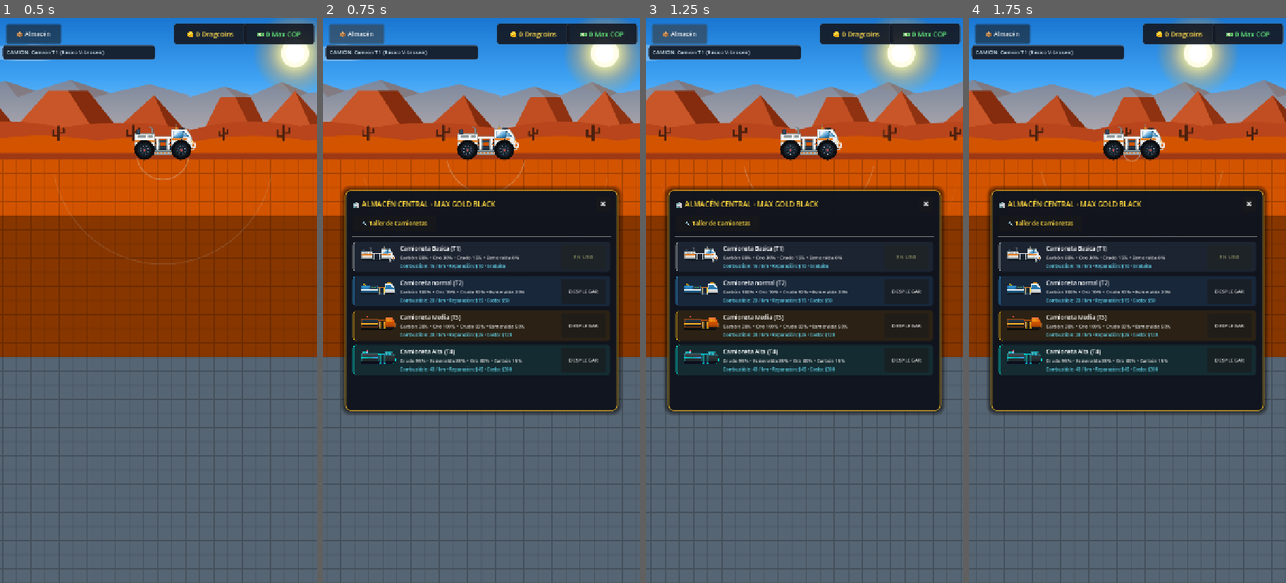
Above: before the commit, frames 1-4 (left to right).
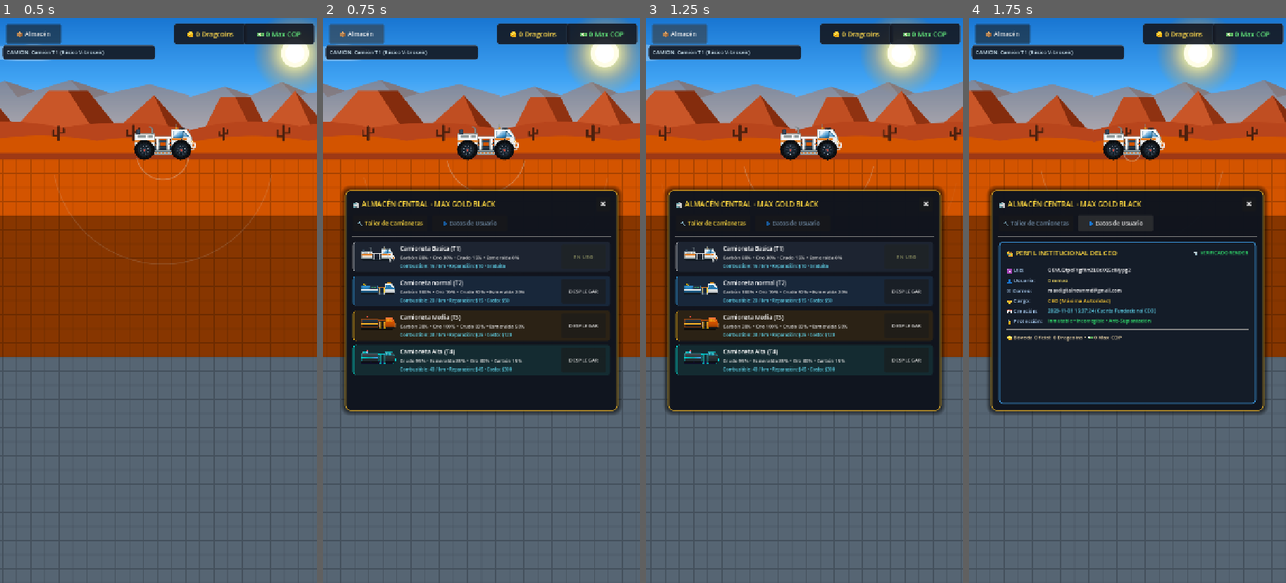
Above: after the commit, the same moments.

Repository: maxdigitalnewnmd-svg/Max-Gold-Black
Game: Godot game, scene res://scenes/mundo.tscn
Same seed, same stepped clock (60 frames per second), same inputs: the game is played once before the commit and once after it.
Inputs (mouse positions are in pixels of both pictures, inside the frame that each line leads up to):
- Up to frame 1 (0.5 s): no input
- Up to frame 2 (0.75 s): click "📦 Almacén" at 0.5 s
- Up to frame 3 (1.25 s): no input
- Up to frame 4 (1.75 s): click (1114, 221) at 1.25 s, where only the run after the commit has a clickable "👤 Datos de Usuario"

Frame 1 is identical in both runs. In frame 2, 0.2% of the frame differs, in the area x 10-55%, y 35-37%; in frame 3, 0.2%; in frame 4, 5.5%, in the area x 9-91%, y 35-69%.
Error after the commit: Parse Error: Static function "get_user_display_name()" not found in base "res://scripts/firebase_manager.gd". (res://scripts/comprador_modal.gd:269)

Commit message:
feat: user profile tab in warehouse modal, CEO Dramax immutability and creation date protection, Franklin & Max Drag identity audit

Diff:
--- a/scenes/mundo.tscn
+++ b/scenes/mundo.tscn
@@ -81,6 +81,18 @@
 corner_radius_bottom_right = 6
 corner_radius_bottom_left = 6
 
+[sub_resource type="StyleBoxFlat" id="StyleBoxFlat_user_card"]
+bg_color = Color(0.08, 0.11, 0.16, 0.96)
+border_width_left = 2
+border_width_top = 2
+border_width_right = 2
+border_width_bottom = 2
+border_color = Color(0.25, 0.65, 0.95, 0.9)
+corner_radius_top_left = 8
+corner_radius_top_right = 8
+corner_radius_bottom_right = 8
+corner_radius_bottom_left = 8
+
 [sub_resource type="StyleBoxFlat" id="StyleBoxFlat_buyer_modal"]
 bg_color = Color(0.06, 0.08, 0.12, 0.98)
 border_width_left = 2
@@ -324,11 +336,18 @@
 theme_override_constants/separation = 10
 
 [node name="TabTaller" type="Button" parent="HUD/TallerModal/Margin/VBox/CategoryBar"]
-custom_minimum_size = Vector2(190, 36)
+custom_minimum_size = Vector2(170, 36)
 layout_mode = 2
 theme_override_colors/font_color = Color(1, 0.85, 0.25, 1)
 theme_override_font_sizes/font_size = 13
 text = "🔧 Taller de Camionetas"
+
+[node name="TabUsuario" type="Button" parent="HUD/TallerModal/Margin/VBox/CategoryBar"]
+custom_minimum_size = Vector2(170, 36)
+layout_mode = 2
+theme_override_colors/font_color = Color(0.7, 0.85, 1, 1)
+theme_override_font_sizes/font_size = 13
+text = "👤 Datos de Usuario"
 
 [node name="HSeparator" type="HSeparator" parent="HUD/TallerModal/Margin/VBox"]
 layout_mode = 2
@@ -528,6 +547,129 @@
 layout_mode = 2
 theme_override_font_sizes/font_size = 12
 text = "DESPLEGAR"
+
+[node name="UsuarioContainer" type="PanelContainer" parent="HUD/TallerModal/Margin/VBox"]
+visible = false
+layout_mode = 2
+size_flags_vertical = 3
+theme_override_styles/panel = SubResource("StyleBoxFlat_user_card")
+
+[node name="Margin" type="MarginContainer" parent="HUD/TallerModal/Margin/VBox/UsuarioContainer"]
+layout_mode = 2
+theme_override_constants/margin_left = 16
+theme_override_constants/margin_top = 12
+theme_override_constants/margin_right = 16
+theme_override_constants/margin_bottom = 12
+
+[node name="VBox" type="VBoxContainer" parent="HUD/TallerModal/Margin/VBox/UsuarioContainer/Margin"]
+layout_mode = 2
+theme_override_constants/separation = 8
+
+[node name="TitleBox" type="HBoxContainer" parent="HUD/TallerModal/Margin/VBox/UsuarioContainer/Margin/VBox"]
+layout_mode = 2
+
+[node name="LblPerfilTitle" type="Label" parent="HUD/TallerModal/Margin/VBox/UsuarioContainer/Margin/VBox/TitleBox"]
+layout_mode = 2
+size_flags_horizontal = 3
+theme_override_colors/font_color = Color(1, 0.85, 0.25, 1)
+theme_override_font_sizes/font_size = 15
+text = "👑 PERFIL INSTITUCIONAL DEL CEO"
+
+[node name="BadgeStatus" type="Label" parent="HUD/TallerModal/Margin/VBox/UsuarioContainer/Margin/VBox/TitleBox"]
+layout_mode = 2
+theme_override_colors/font_color = Color(0.2, 0.95, 0.45, 1)
+theme_override_font_sizes/font_size = 11
+text = "🛡️ VERIFICADO RENDER"
+
+[node name="HSep1" type="HSeparator" parent="HUD/TallerModal/Margin/VBox/UsuarioContainer/Margin/VBox"]
+layout_mode = 2
+
+[node name="Grid" type="GridContainer" parent="HUD/TallerModal/Margin/VBox/UsuarioContainer/Margin/VBox"]
+layout_mode = 2
+theme_override_constants/h_separation = 12
+theme_override_constants/v_separation = 6
+columns = 2
+
+[node name="LblTagUid" type="Label" parent="HUD/TallerModal/Margin/VBox/UsuarioContainer/Margin/VBox/Grid"]
+layout_mode = 2
+theme_override_colors/font_color = Color(0.7, 0.85, 1, 1)
+theme_override_font_sizes/font_size = 12
+text = "🆔 UID:"
+
+[node name="LblValUid" type="Label" parent="HUD/TallerModal/Margin/VBox/UsuarioContainer/Margin/VBox/Grid"]
+layout_mode = 2
+theme_override_colors/font_color = Color(1, 1, 1, 1)
+theme_override_font_sizes/font_size = 11
+text = "QEMLQtpeFYgfXmZL8eXQSzlMypg2"
+
+[node name="LblTagUser" type="Label" parent="HUD/TallerModal/Margin/VBox/UsuarioContainer/Margin/VBox/Grid"]
+layout_mode = 2
+theme_override_colors/font_color = Color(0.7, 0.85, 1, 1)
+theme_override_font_sizes/font_size = 12
+text = "👤 Usuario:"
+
+[node name="LblValUser" type="Label" parent="HUD/TallerModal/Margin/VBox/UsuarioContainer/Margin/VBox/Grid"]
+layout_mode = 2
+theme_override_colors/font_color = Color(1, 0.9, 0.4, 1)
+theme_override_font_sizes/font_size = 12
+text = "Dramax"
+
+[node name="LblTagMail" type="Label" parent="HUD/TallerModal/Margin/VBox/UsuarioContainer/Margin/VBox/Grid"]
+layout_mode = 2
+theme_override_colors/font_color = Color(0.7, 0.85, 1, 1)
+theme_override_font_sizes/font_size = 12
+text = "✉️ Correo:"
+
+[node name="LblValMail" type="Label" parent="HUD/TallerModal/Margin/VBox/UsuarioContainer/Margin/VBox/Grid"]
+layout_mode = 2
+theme_override_colors/font_color = Color(1, 1, 1, 1)
+theme_override_font_sizes/font_size = 11
+text = "maxdigitalnewnmd@gmail.com"
+
+[node name="LblTagRole" type="Label" parent="HUD/TallerModal/Margin/VBox/UsuarioContainer/Margin/VBox/Grid"]
+layout_mode = 2
+theme_override_colors/font_color = Color(0.7, 0.85, 1, 1)
+theme_override_font_sizes/font_size = 12
+text = "👑 Cargo:"
+
+[node name="LblValRole" type="Label" parent="HUD/TallerModal/Margin/VBox/UsuarioContainer/Margin/VBox/Grid"]
+layout_mode = 2
+theme_override_colors/font_color = Color(1, 0.8, 0.2, 1)
+theme_override_font_sizes/font_size = 12
+text = "CEO (Máxima Autoridad Inmutable)"
+
+[node name="LblTagFecha" type="Label" parent="HUD/TallerModal/Margin/VBox/UsuarioContainer/Margin/VBox/Grid"]
+layout_mode = 2
+theme_override_colors/font_color = Color(0.7, 0.85, 1, 1)
+theme_override_font_sizes/font_size = 12
+text = "📅 Creación:"
+
+[node name="LblValFecha" type="Label" parent="HUD/TallerModal/Margin/VBox/UsuarioContainer/Margin/VBox/Grid"]
+layout_mode = 2
+theme_override_colors/font_color = Color(0.4, 0.9, 1, 1)
+theme_override_font_sizes/font_size = 11
+text = "2026-11-01 15:37:24 (Cuenta Fundacional)"
+
+[node name="LblTagSecurity" type="Label" parent="HUD/TallerModal/Margin/VBox/UsuarioContainer/Margin/VBox/Grid"]
+layout_mode = 2
+theme_override_colors/font_color = Color(0.7, 0.85, 1, 1)
+theme_override_font_sizes/font_size = 12
+text = "🔒 Protección:"
+
+[node name="LblValSecurity" type="Label" parent="HUD/TallerModal/Margin/VBox/UsuarioContainer/Margin/VBox/Grid"]
+layout_mode = 2
+theme_override_colors/font_color = Color(0.2, 0.95, 0.45, 1)
+theme_override_font_sizes/font_size = 11
+text = "Inmutable • Incorregible • Anti-Suplantación"
+
+[node name="HSep2" type="HSeparator" parent="HUD/TallerModal/Margin/VBox/UsuarioContainer/Margin/VBox"]
+layout_mode = 2
+
+[node name="LblBovedaPersonal" type="Label" parent="HUD/TallerModal/Margin/VBox/UsuarioContainer/Margin/VBox"]
+layout_mode = 2
+theme_override_colors/font_color = Color(1, 0.9, 0.7, 1)
+theme_override_font_sizes/font_size = 12
+text = "🪙 Bóveda Oficial: 0 Dragcoins • 💵 0 Max COP"
 
 [node name="CompradorModal" type="Control" parent="HUD"]
 visible = false
--- a/scripts/comprador_modal.gd
+++ b/scripts/comprador_modal.gd
@@ -100,12 +100,17 @@
 	close_timer = 0.0
 	_mostrar_vista_franklin()
 
-	# Franklin prepara la orden internamente sin mencionarlo técnicamente
-	var player_id = FirebaseManager.instance.player_id if FirebaseManager.instance != null else "jugador_1"
-	solicitud_actual = IAEmpresarial.franklin_generar_solicitud(current_res_key, current_price, player_id)
-
-	# Diálogo natural y profesional de Franklin
-	target_dialogue_text = "¡Hola! Soy Franklin Martínez, tu distribuidor comercial. Noto que has extraído %s. Actualmente tiene un costo de $%d por saco. Esperemos la autorización de la Dirección Financiera para continuar." % [mineral_name, current_price]
+	# Franklin verifica internamente la identidad del usuario (UID, Username, Correo)
+	var uid = FirebaseManager.instance.current_user_uid if FirebaseManager.instance != null else "QEMLQtpeFYgfXmZL8eXQSzlMypg2"
+	var uname = FirebaseManager.instance.current_username if FirebaseManager.instance != null else "Dramax"
+	var urole = FirebaseManager.instance.current_role if FirebaseManager.instance != null else "CEO"
+	solicitud_actual = IAEmpresarial.franklin_generar_solicitud(current_res_key, current_price, uid)
+
+	# Diálogo natural y respetuoso según el rango institucional
+	if urole == "CEO":
+		target_dialogue_text = "¡Un honor saludarle, señor CEO %s! Noto que su prospección ha localizado %s. Actualmente cotiza a $%d por saco. Procederé con la solicitud formal para la Dirección Financiera." % [uname, mineral_name, current_price]
+	else:
+		target_dialogue_text = "¡Hola, minero %s! Noto que has extraído %s. Actualmente tiene un costo de $%d por saco. Esperemos la autorización de la Dirección Financiera para continuar." % [uname, mineral_name, current_price]
 	_iniciar_escritura_dialogo()
 
 	_actualizar_botones()
--- a/scripts/firebase_manager.gd
+++ b/scripts/firebase_manager.gd
@@ -5,10 +5,12 @@
 ## 2. Encriptación Total Militar: Todo viaja encriptado en AES-256-CBC con HMAC-SHA256.
 ## 3. Validación Anti-Hackers: Valida tiempos y probabilidades físicas de las camionetas.
 ## 4. Gobernanza Estricta: Franklin Martínez y Max Drag controlan la tesorería.
+## 5. Datos de Usuario & Blindaje del CEO: Gestión inmutable de UID, Username, Correo y Fecha de Creación.
 
 signal connection_status_changed(is_online: bool)
 signal market_prices_updated(precios: Dictionary, boveda: Dictionary)
 signal taller_updated(taller_data: Dictionary)
+signal user_profile_updated(user_data: Dictionary)
 signal player_data_loaded(data: Dictionary)
 signal player_data_saved()
 
@@ -19,7 +21,26 @@
 
 const RENDER_GATEWAY_URL: String = "https://max-gold-black-api.onrender.com"
 const SAVE_PATH_USER_ID: String = "user://firebase_user_id.dat"
-var player_id: String = "jugador_1"
+
+# Identidad Oficial del CEO Fundador (Colección 'Usuarios' en Firestore)
+var current_user_uid: String = "QEMLQtpeFYgfXmZL8eXQSzlMypg2"
+var current_username: String = "Dramax"
+var current_email: String = "maxdigitalnewnmd@gmail.com"
+var current_role: String = "CEO"
+
+var user_profile: Dictionary = {
+	"uid": "QEMLQtpeFYgfXmZL8eXQSzlMypg2",
+	"username": "Dramax",
+	"correo": "maxdigitalnewnmd@gmail.com",
+	"tipo": "CEO",
+	"fecha_creacion": "2026-11-01 15:37:24 (Cuenta Fundacional CEO)",
+	"moneda": 0,
+	"billete": 0,
+	"carbon": 0,
+	"oro": 0,
+	"esmeralda": 0,
+	"es_ceo": true
+}
 
 # Precios oficiales sincronizados desde Render API Gateway
 var precios_mercado: Dictionary = {
@@ -69,24 +90,14 @@
 		if file:
 			var saved_id = file.get_as_text().strip_edges()
 			if saved_id.length() > 0:
-				player_id = saved_id
+				current_user_uid = saved_id
 				return
-	var uname = get_user_display_name().to_lower().replace(" ", "_")
-	var rng = RandomNumberGenerator.new()
-	rng.randomize()
-	player_id = "%s_%d" % [uname, rng.randi_range(1000, 9999)]
+	# Si no hay guardado, usamos por defecto la cuenta oficial del CEO
+	current_user_uid = "QEMLQtpeFYgfXmZL8eXQSzlMypg2"
 	var file_write = FileAccess.open(SAVE_PATH_USER_ID, FileAccess.WRITE)
 	if file_write:
-		file_write.store_string(player_id)
+		file_write.store_string(current_user_uid)
 		file_write.close()
-
-static func get_user_display_name() -> String:
-	var name: String = OS.get_environment("USERNAME")
-	if name.is_empty():
-		name = OS.get_environment("USER")
-	if name.is_empty():
-		name = "Minero"
-	return name.capitalize()
 
 # ----------------- PUENTE DE SEGURIDAD ENCRIPTADO (RENDER GATEWAY) -----------------
 func post_encrypted_gateway(action_payload: Dictionary, callback: Callable) -> void:
@@ -122,8 +133,11 @@
 		return
 	is_polling = true
 
-	# 1. Consultar Mercado encriptado
-	post_encrypted_gateway({ "action": "GET_MERCADO", "player_id": player_id }, func(res: Dictionary):
+	# 1. Consultar Perfil de Usuario auditado (Usuarios)
+	consultar_usuario_en_vivo()
+
+	# 2. Consultar Mercado encriptado (Gestor)
+	post_encrypted_gateway({ "action": "GET_MERCADO", "uid": current_user_uid }, func(res: Dictionary):
 		if res.get("success", false) and res.has("precios") and res.has("boveda"):
 			var p_in = res["precios"]
 			var b_in = res["boveda"]
@@ -133,8 +147,8 @@
 			market_prices_updated.emit(precios_mercado, boveda_liquidez)
 	)
 
-	# 2. Consultar Taller encriptado
-	post_encrypted_gateway({ "action": "GET_TALLER", "player_id": player_id }, func(res: Dictionary):
+	# 3. Consultar Taller encriptado (Taller)
+	post_encrypted_gateway({ "action": "GET_TALLER", "uid": current_user_uid }, func(res: Dictionary):
 		is_polling = false
 		if res.get("success", false) and res.has("taller"):
 			var t_in = res["taller"]
@@ -152,11 +166,32 @@
 			taller_updated.emit(taller_data)
 	)
 
+func consultar_usuario_en_vivo() -> void:
+	post_encrypted_gateway({
+		"action": "GET_USUARIO",
+		"uid": current_user_uid,
+		"username": current_username,
+		"correo": current_email
+	}, func(res: Dictionary):
+		if res.get("success", false) and res.has("usuario"):
+			user_profile = res["usuario"]
+			current_username = user_profile.get("username", current_username)
+			current_email = user_profile.get("correo", current_email)
+			current_role = user_profile.get("tipo", current_role)
+
+			var coins_val = int(user_profile.get("moneda", 0))
+			var cash_val = int(user_profile.get("billete", 0))
+			GestorJuego.coins = coins_val
+			GestorJuego.cash = cash_val
+
+			user_profile_updated.emit(user_profile)
+	)
+
 # ----------------- VALIDACIÓN ANTI-HACKERS DE HALLAZGOS -----------------
 func reportar_hallazgo_seguro(camioneta_tier: int, tipo_hallazgo: String, callback: Callable) -> void:
 	var payload = {
 		"action": "REPORTAR_HALLAZGO",
-		"player_id": player_id,
+		"uid": current_user_uid,
 		"camioneta_tier": camioneta_tier,
 		"tipo_hallazgo": tipo_hallazgo,
 		"timestamp_muestra": int(Time.get_unix_time_from_system() * 1000)
@@ -169,8 +204,10 @@
 		"action": "SOLICITAR_TRANSACCION",
 		"mineral": mineral_key,
 		"cantidad": cantidad,
-		"player_id": player_id,
-		"username": get_user_display_name()
+		"uid": current_user_uid,
+		"username": current_username,
+		"correo": current_email,
+		"tipo": current_role
 	}
 	post_encrypted_gateway(payload, callback)
 
@@ -178,9 +215,13 @@
 	var payload = {
 		"action": "LIQUIDAR_TRANSACCION",
 		"token": token,
-		"player_id": player_id
+		"uid": current_user_uid
 	}
-	post_encrypted_gateway(payload, callback)
+	post_encrypted_gateway(payload, func(res: Dictionary):
+		if res.get("success", false):
+			consultar_usuario_en_vivo()
+		callback.call(res)
+	)
 
 func tiene_liquidez(res_key: String, monto: int) -> bool:
 	var key = res_key.to_upper()
--- a/scripts/mundo.gd
+++ b/scripts/mundo.gd
@@ -74,10 +74,29 @@
 # Taller Modal
 @onready var taller_modal: PanelContainer = $HUD/TallerModal
 @onready var btn_close_modal: Button = $HUD/TallerModal/Margin/VBox/Header/BtnCloseModal
+@onready var tab_taller: Button = $HUD/TallerModal/Margin/VBox/CategoryBar/TabTaller
+@onready var tab_usuario: Button = $HUD/TallerModal/Margin/VBox/CategoryBar/TabUsuario
+
+@onready var card_t1: Control = $HUD/TallerModal/Margin/VBox/CardT1
+@onready var card_t2: Control = $HUD/TallerModal/Margin/VBox/CardT2
+@onready var card_t3: Control = $HUD/TallerModal/Margin/VBox/CardT3
+@onready var card_t4: Control = $HUD/TallerModal/Margin/VBox/CardT4
+
 @onready var btn_deploy_t1: Button = $HUD/TallerModal/Margin/VBox/CardT1/Margin/HBox/BtnDeployT1
 @onready var btn_deploy_t2: Button = $HUD/TallerModal/Margin/VBox/CardT2/Margin/HBox/BtnDeployT2
 @onready var btn_deploy_t3: Button = $HUD/TallerModal/Margin/VBox/CardT3/Margin/HBox/BtnDeployT3
 @onready var btn_deploy_t4: Button = $HUD/TallerModal/Margin/VBox/CardT4/Margin/HBox/BtnDeployT4
+
+# Usuario Profile UI
+@onready var usuario_container: Control = $HUD/TallerModal/Margin/VBox/UsuarioContainer
+@onready var lbl_perfil_title: Label = $HUD/TallerModal/Margin/VBox/UsuarioContainer/Margin/VBox/TitleBox/LblPerfilTitle
+@onready var lbl_val_uid: Label = $HUD/TallerModal/Margin/VBox/UsuarioContainer/Margin/VBox/Grid/LblValUid
+@onready var lbl_val_user: Label = $HUD/TallerModal/Margin/VBox/UsuarioContainer/Margin/VBox/Grid/LblValUser
+@onready var lbl_val_mail: Label = $HUD/TallerModal/Margin/VBox/UsuarioContainer/Margin/VBox/Grid/LblValMail
+@onready var lbl_val_role: Label = $HUD/TallerModal/Margin/VBox/UsuarioContainer/Margin/VBox/Grid/LblValRole
+@onready var lbl_val_fecha: Label = $HUD/TallerModal/Margin/VBox/UsuarioContainer/Margin/VBox/Grid/LblValFecha
+@onready var lbl_val_security: Label = $HUD/TallerModal/Margin/VBox/UsuarioContainer/Margin/VBox/Grid/LblValSecurity
+@onready var lbl_boveda_personal: Label = $HUD/TallerModal/Margin/VBox/UsuarioContainer/Margin/VBox/LblBovedaPersonal
 
 # Modal Comprador de Recursos (Precio dinámico fluctuante)
 @onready var comprador_modal: Control = $HUD/CompradorModal
@@ -143,9 +162,14 @@
 
 	btn_almacen.pressed.connect(func():
 		taller_modal.visible = not taller_modal.visible
-		_update_taller_cards()
+		if taller_modal.visible:
+			_set_modal_tab(0)
+			_update_taller_cards()
 	)
 	btn_close_modal.pressed.connect(func(): taller_modal.visible = false)
+
+	tab_taller.pressed.connect(func(): _set_modal_tab(0))
+	tab_usuario.pressed.connect(func(): _set_modal_tab(1))
 
 	btn_deploy_t1.pressed.connect(func(): deploy_truck(1))
 	btn_deploy_t2.pressed.connect(func(): deploy_truck(2))
@@ -164,11 +188,54 @@
 	if is_instance_valid(comprador_modal):
 		comprador_modal.sold_and_resumed.connect(_on_resource_sold)
 
-	# Sincronización en tiempo real del Taller con Firestore
+	# Sincronización en tiempo real del Taller y Usuario con Firestore
 	var firebase_mgr = get_node_or_null("FirebaseManager")
 	if firebase_mgr != null:
 		firebase_mgr.taller_updated.connect(_on_taller_updated_from_firebase)
+		if firebase_mgr.has_signal("user_profile_updated"):
+			firebase_mgr.user_profile_updated.connect(_on_user_profile_updated)
 	_update_taller_cards()
+
+func _set_modal_tab(tab_idx: int) -> void:
+	var is_taller = (tab_idx == 0)
+	if is_instance_valid(card_t1): card_t1.visible = is_taller
+	if is_instance_valid(card_t2): card_t2.visible = is_taller
+	if is_instance_valid(card_t3): card_t3.visible = is_taller
+	if is_instance_valid(card_t4): card_t4.visible = is_taller
+	if is_instance_valid(usuario_container): usuario_container.visible = not is_taller
+
+	if is_instance_valid(tab_taller):
+		tab_taller.add_theme_color_override("font_color", Color(1, 0.85, 0.25, 1) if is_taller else Color(0.6, 0.75, 0.9, 0.7))
+	if is_instance_valid(tab_usuario):
+		tab_usuario.add_theme_color_override("font_color", Color(0.2, 0.95, 0.45, 1) if not is_taller else Color(0.6, 0.75, 0.9, 0.7))
+
+	if not is_taller:
+		_update_user_profile_card()
+
+func _on_user_profile_updated(_profile: Dictionary) -> void:
+	_update_user_profile_card()
+
+func _update_user_profile_card() -> void:
+	var firebase_mgr = get_node_or_null("FirebaseManager")
+	var profile: Dictionary = firebase_mgr.user_profile if firebase_mgr != null else {}
+	if profile.is_empty():
+		return
+
+	if is_instance_valid(lbl_val_uid):
+		lbl_val_uid.text = profile.get("uid", "QEMLQtpeFYgfXmZL8eXQSzlMypg2")
+	if is_instance_valid(lbl_val_user):
+		lbl_val_user.text = profile.get("username", "Dramax")
+	if is_instance_valid(lbl_val_mail):
+		lbl_val_mail.text = profile.get("correo", "maxdigitalnewnmd@gmail.com")
+	if is_instance_valid(lbl_val_role):
+		var tipo = profile.get("tipo", "CEO")
+		lbl_val_role.text = "%s (Máxima Autoridad)" % tipo if tipo == "CEO" else tipo
+	if is_instance_valid(lbl_val_fecha):
+		lbl_val_fecha.text = str(profile.get("fecha_creacion", "2026-11-01 15:37:24 (Cuenta Fundacional)"))
+	if is_instance_valid(lbl_boveda_personal):
+		var coins_cnt = profile.get("moneda", GestorJuego.coins)
+		var cash_cnt = profile.get("billete", GestorJuego.cash)
+		lbl_boveda_personal.text = "🪙 Bóveda Oficial: %s Dragcoins • 💵 %s Max COP" % [_format_number(int(coins_cnt)), _format_number(int(cash_cnt))]
 
 func _on_taller_updated_from_firebase(_taller_dict: Dictionary) -> void:
 	_update_taller_cards()
Not shown, added: scripts/encriptacion_manager.gd.uid
Not shown, changed: firestore.rules
